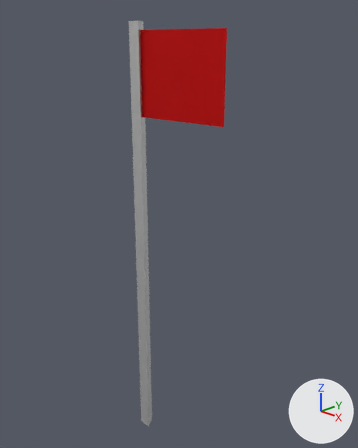
An edit to the Blender file Content/GGJPR2021/Models/Waypoints/GGJ_FlagMarkerBLEND.blend, drawn before and after from the same camera.
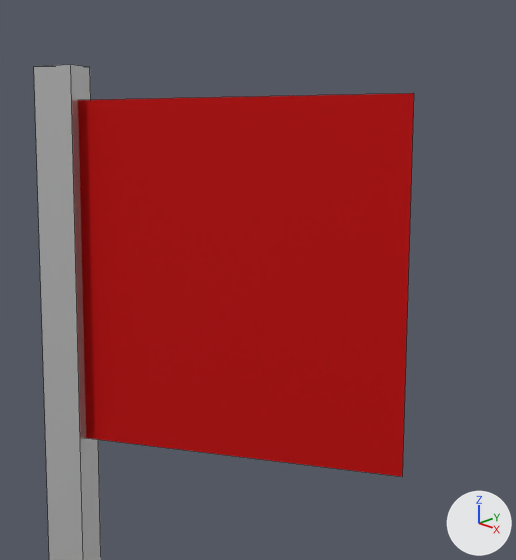
There are two pictures of each version: one whole from a 50 mm lens placed at (2.41, -2.03, 2.76), pointed at (0.27, 0.08, 1.69), one close up on the part from 34% to 71% of the width and 1% to 33% of the height. Lighting does not change. The marker at lower right points along +X, +Y and +Z. The close-ups show mesh edges as thin lines.
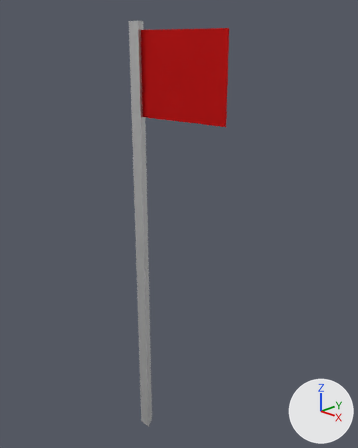
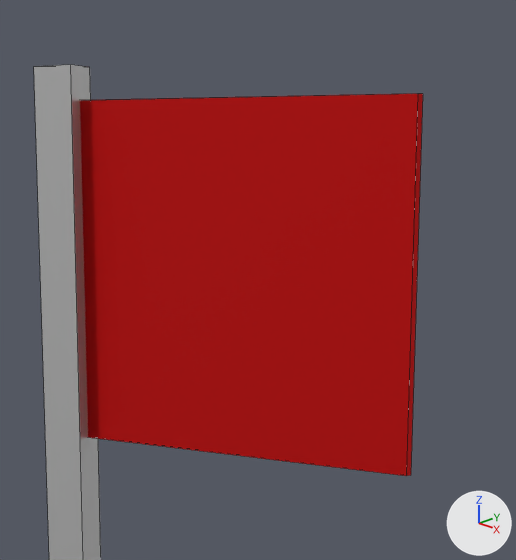
Commit message: Additional flag marker stuffs

What changed in the scene script:
```text
Change me_cylinder:
    where me_cylinder.from_pydata(...)  # 10 vertices, 6 faces; spans x -0.04..0.69, y -0.03..0.05, z -1.0..1.9
    used by ob_cylinder; location = (0.0, 0.0, 1.0)
    verts and faces of me_cylinder; kept vertices keep their numbers, new ones are numbered from 10
    before: 6 (0.01, 0.0, 1.35), 7 (0.69, 0.0, 1.85) at pixel (413, 93), 8 (0.01, 0.0, 1.85), 9 (0.69, 0.0, 1.36) at pixel (402, 476)
    me_cylinder part 1
    add for i in [*range(6, 10)]: verts[i] += (0.0, 0.02, 0.0)
    add for new, old in zip([*range(10, 14)], [*range(6, 10)]): verts[new] = verts[old] + (0.0, -0.01, 0.0)
    add faces += [(10, 13, 11, 12), (7, 8, 12, 11), (6, 10, 12, 8), (7, 11, 13, 9), (6, 9, 13, 10)]  # mat_flag (red #e71c1c)
```

Where the change shows, as pixel boxes (x1, y1, x2, y2) in the close-ups (516 x 560 px):
'Cylinder', reshaped: before (34, 65, 414, 560); after (34, 65, 423, 560)
part 1 of me_cylinder, built on: before (78, 93, 414, 477); after (80, 94, 423, 476)
